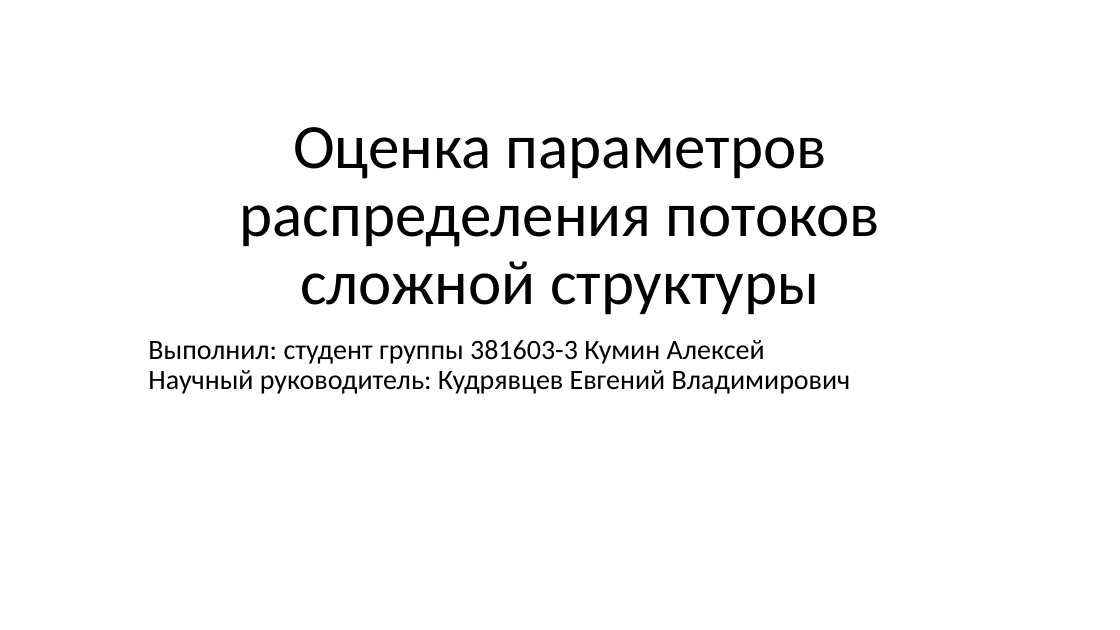
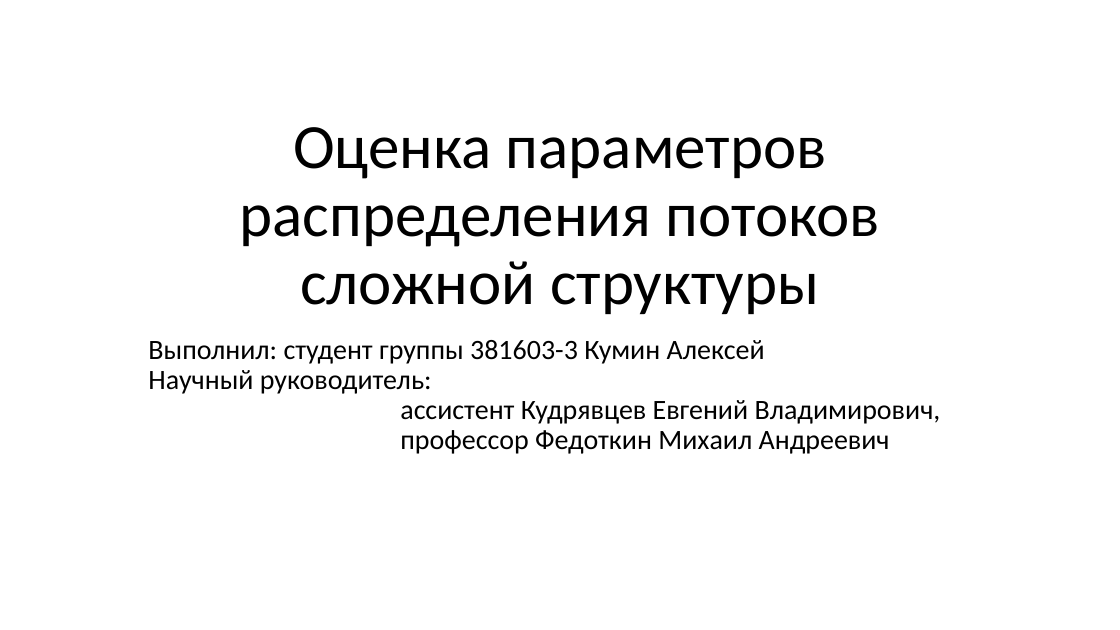
Before and after one commit to AlexeyKumin/SW_Global_Terrorism, a slide deck: slide 1 of Scientific_work_Kumin.pptx. Drawn at 1120x630 pixels with LibreOffice and Linux fonts; fonts in the diff are those of the drawing. Boxes give left, top, right and bottom in pixels: in the first picture for what was removed or moved away, otherwise in the second. Text is boxed around its words. In the diff, an @@ line names an element or a change of style, - is before the commit and + after.

```diff
--- a/Scientific_work_Kumin.pptx
+++ b/Scientific_work_Kumin.pptx
@@ subtitle at [148,340,941,454]: text changed @@
-Выполнил: студент группы 381603-3 Кумин Алексей
-Научный руководитель: Кудрявцев Евгений Владимирович
+Выполнил: студент группы 381603-3 Кумин Алексей
+Научный руководитель:
+ассистент Кудрявцев Евгений Владимирович,
+профессор Федоткин Михаил Андреевич
```
Also in this commit, not shown: 1 other slide changed.
